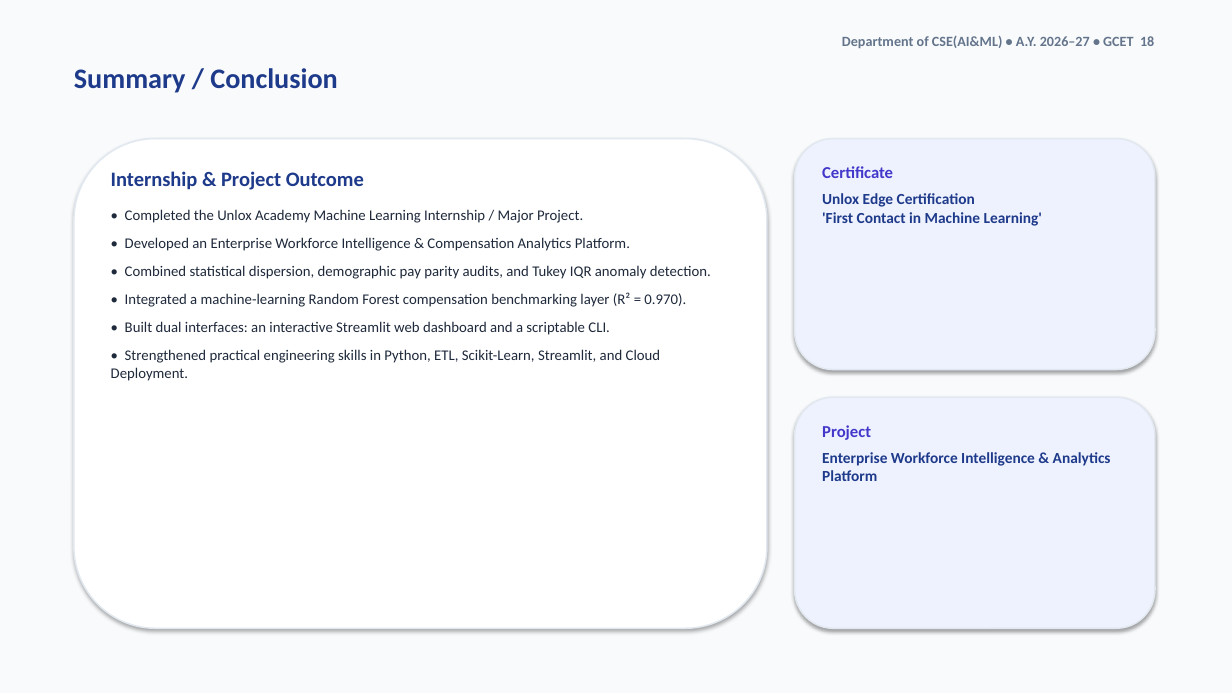
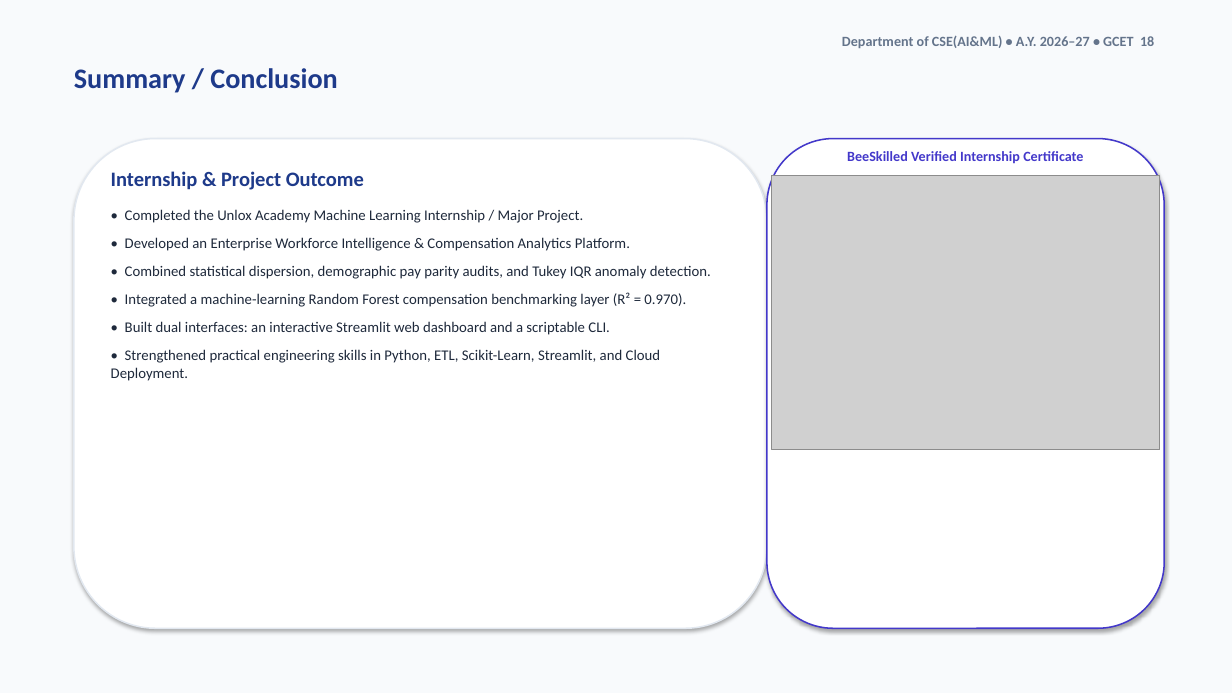
Before and after one commit to Nikhil8-coder/employee-workforce-analytics, a slide deck: slide 18 of GCET_Workforce_Analytics_Presentation.pptx. Drawn at 1232x693 pixels with LibreOffice and Linux fonts; fonts in the diff are those of the drawing; grey boxes stand for pictures. Boxes give left, top, right and bottom in pixels: in the first picture for what was removed or moved away, otherwise in the second. Text is boxed around its words. In the diff, an @@ line names an element or a change of style, - is before the commit and + after.

Commit message:
Add official G. Nikhil PBL Internship Report .docx and updated presentation with BeeSkilled certificate

```diff
--- a/GCET_Workforce_Analytics_Presentation.pptx
+++ b/GCET_Workforce_Analytics_Presentation.pptx
@@ rounded rectangle: place and size @@
-rounded rectangle at [795,139,1155,370]
+rounded rectangle at [767,139,1165,628]
@@ rounded rectangle at [767,139,1165,628]: fill #EEF2FF to #FFFFFF; outline #E2E8F0 1.2 pt to #4338CA 1.2 pt @@
@@ picture added at [772,176,1160,450] @@
@@ text removed at [822,166,1042,226] @@
-Certificate
-Unlox Edge Certification
-'First Contact in Machine Learning'
@@ text added at [847,151,1083,163], 11 pt, text #4338CA, bold @@
+BeeSkilled Verified Internship Certificate
@@ rounded rectangle removed at [795,397,1155,628] @@
@@ text removed at [822,425,1111,481] @@
-Project
-Enterprise Workforce Intelligence & Analytics Platform
```
Also in this commit, not shown: 3 other slides changed, 4 other files.
